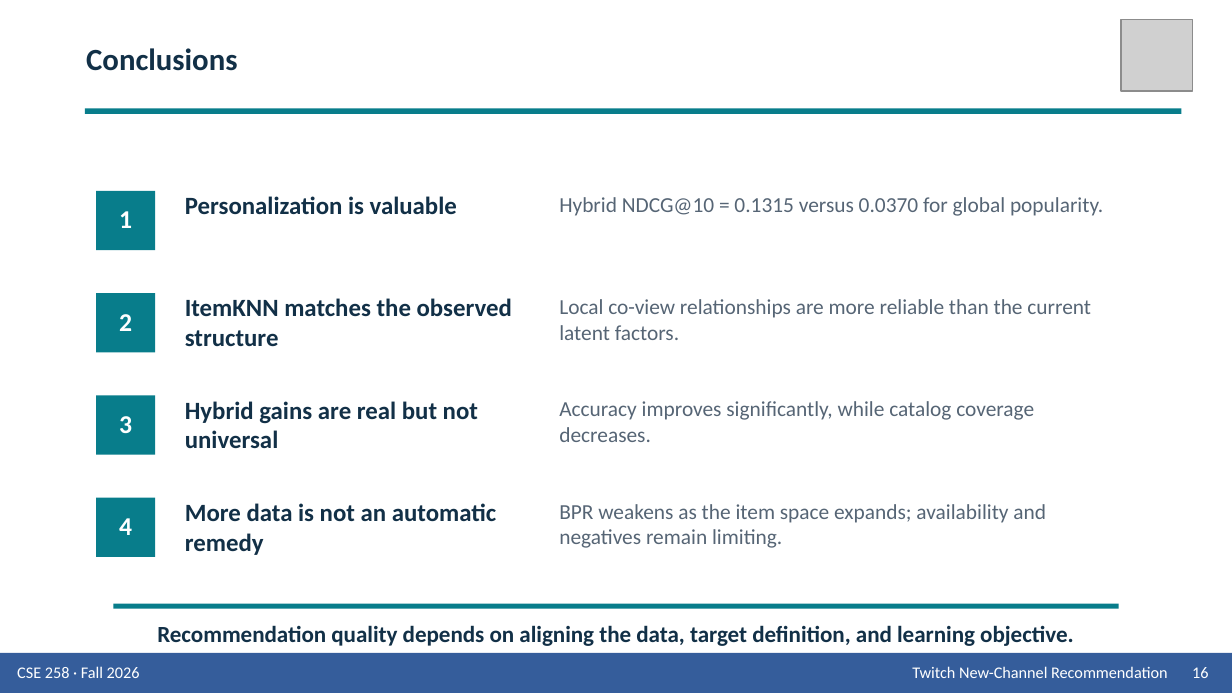
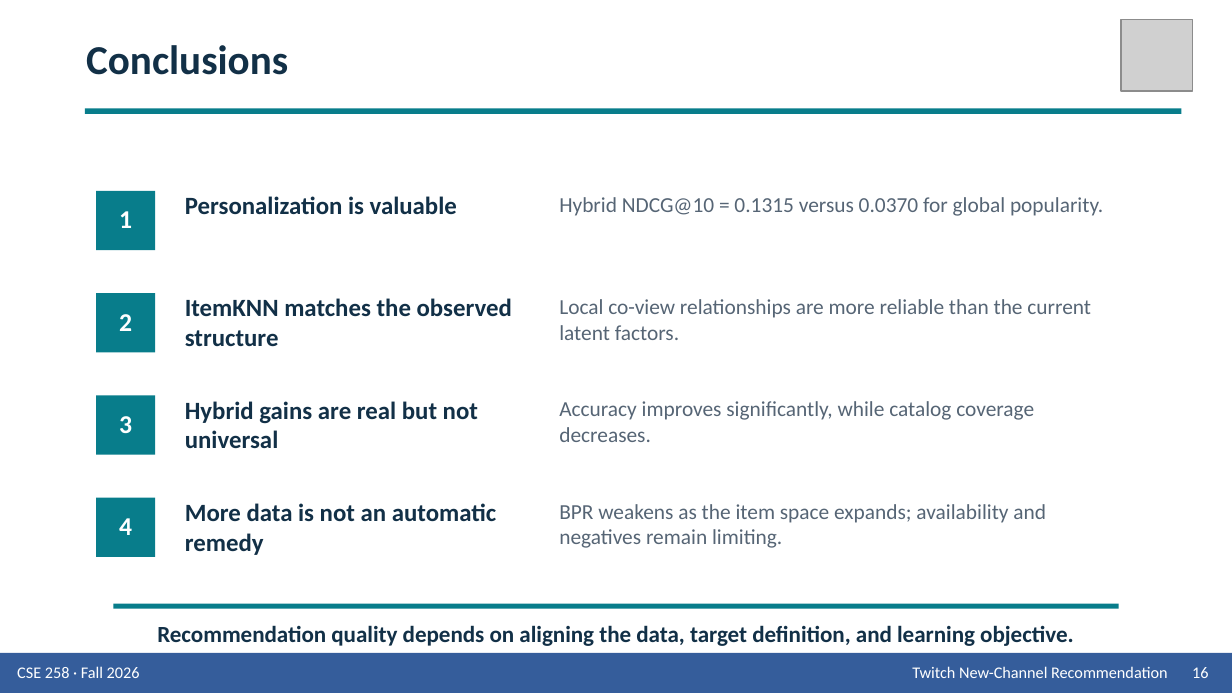
Before and after one commit to Wen-Chieh-Lo/You-know-who-did-God-did-, a slide deck: slide 16 of presentation/Group_9_Presentation_Twitch.pptx. Drawn at 1232x693 pixels with LibreOffice and Linux fonts; fonts in the diff are those of the drawing; grey boxes stand for pictures. Boxes give left, top, right and bottom in pixels: in the first picture for what was removed or moved away, otherwise in the second. Text is boxed around its words. In the diff, an @@ line names an element or a change of style, - is before the commit and + after.

```diff
--- a/presentation/Group_9_Presentation_Twitch.pptx
+++ b/presentation/Group_9_Presentation_Twitch.pptx
@@ text "Conclusions" at (86,45,288,75): size 18 to 24 pt @@
```
Also in this commit, not shown: 13 other slides changed, 1 slide added, 1 slide removed, 2 other files.
